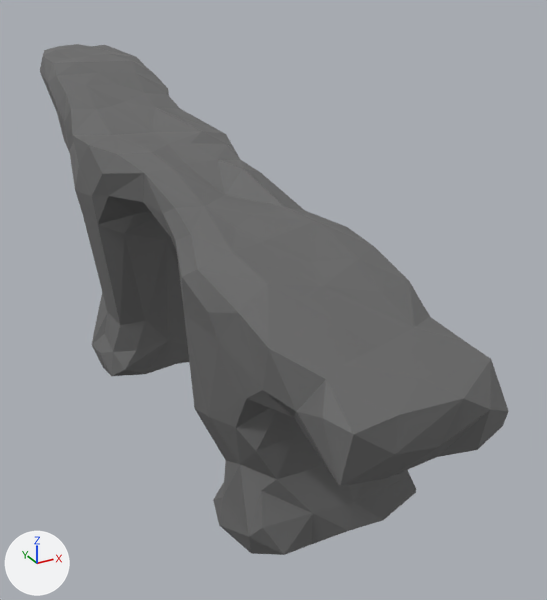
What one commit did to the FBX model Assets/FBX/Models/Rocks/rock5.fbx.
Both versions are drawn from a camera (50 mm lens) standing at (-69.5, -160.7, 81.9) and looking at (16.1, -5.2, 4.2). Arrows for +X, +Y and +Z are at lower left; the lights stay in place.
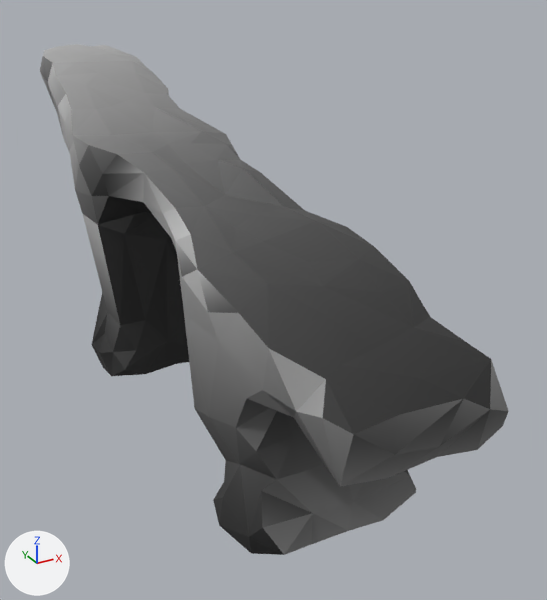
What differs and where, as boxes (x1, y1, x2, y2) in the pictures (547 x 600 px):
'Cube', surface changed: (41, 44, 506, 555) in both
part 1 of me_cube_001, surface changed: (40, 44, 509, 555) in both

Diff of the bpy script that builds the scene:
```diff
--- a/Assets/FBX/Models/Rocks/rock5.fbx.py
+++ b/Assets/FBX/Models/Rocks/rock5.fbx.py
@@ img_palette02_albedo_png @@
+img_palette02_albedo_png = load_image('Palette02-Albedo.png', '../../../Materials/Textures/Palette02-Albedo.png', 512, 512, 'sRGB')
@@ mat_material_001 @@
 mat_material_001 = principled_material('Material.001')
-mat_material_001.texture = img_ctc_151_duplicate_28_10_2021_21_15_53_1_png
+mat_material_001.texture = img_palette02_albedo_png
@@ me_cube_001 @@
 me_cube_001.from_pydata(...)  # 308 vertices, 612 faces; spans x -20.0..20.0, y -88.0..107.0, z -27.0..58.0
 # used by ob_cube; location = (0.0, 0.0, 0.0)
+# me_cube_001 part 1: texture (UV) coordinates of 612 of 612 faces, centred in x -20.0..20.0, y -87.0..105.0, z -27.0..58.0, changed; they spanned u 0.7..0.7, v 0.94..0.94 and now span u 0.29..0.92, v 0.82..1.0
 me_cube_001.materials.append(mat_material_001)
```
